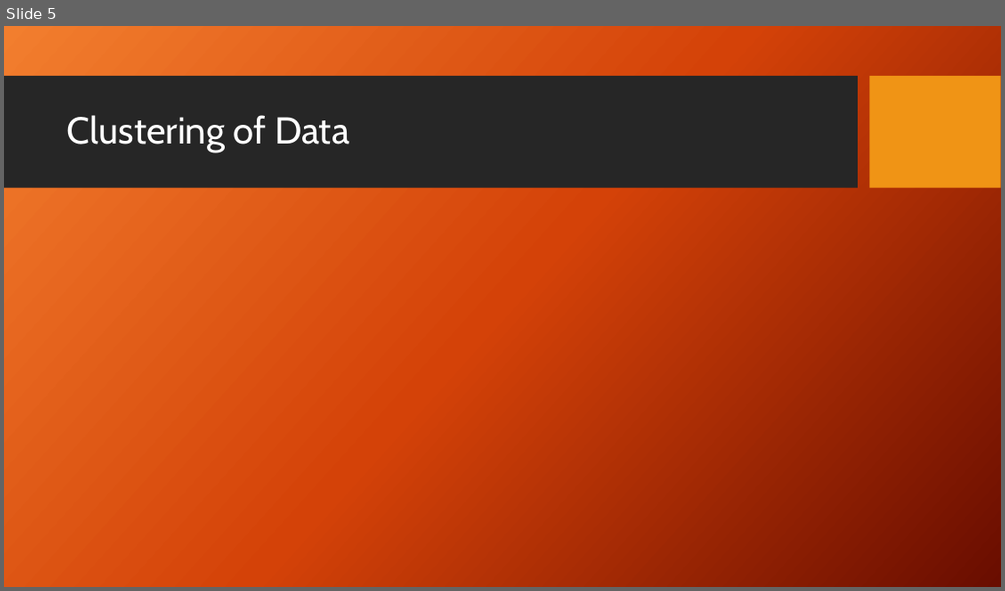
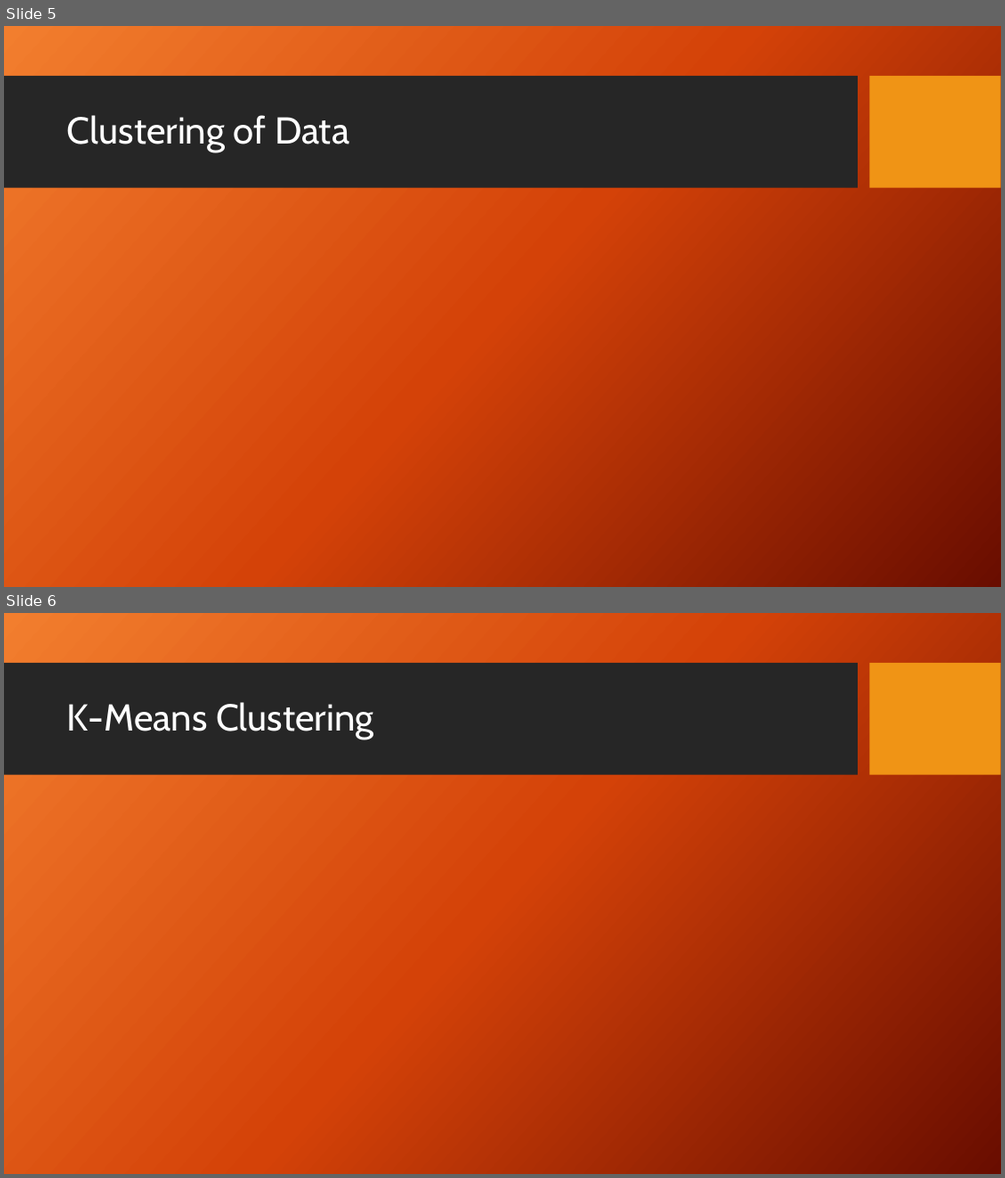
Before and after one commit to WoodMath/cse5334, a slide deck: hw02/Data Mining Project 2.pptx. Shown one above the other, each under a label of ours: slide 5 before the commit, slides 5 and 6 after it. The pictures are 1005x591 and 1005x1178 pixels, drawn with LibreOffice and Linux fonts; fonts in the diff are those of the drawing; grey boxes stand for pictures; background and template pictures are left out. Boxes give left, top, right and bottom in pixels: in the first picture for what was removed or moved away, otherwise in the second. Text is boxed around its words. In the diff, an @@ line names an element or a change of style, - is before the commit and + after.

```diff
--- a/hw02/Data Mining Project 2.pptx
+++ b/hw02/Data Mining Project 2.pptx
@@ slide 6 added at <box>4,613,1001,1174</box>, background picture (left out); not listed: 2 template elements that a slide beside it also shows @@
@@ title added at <box>67,702,373,739</box>, 36 pt, text #FFFFFF @@
+K-Means Clustering
```
Also in this commit, not shown: 2 slides changed, 2 other slides added, 32 other files.
